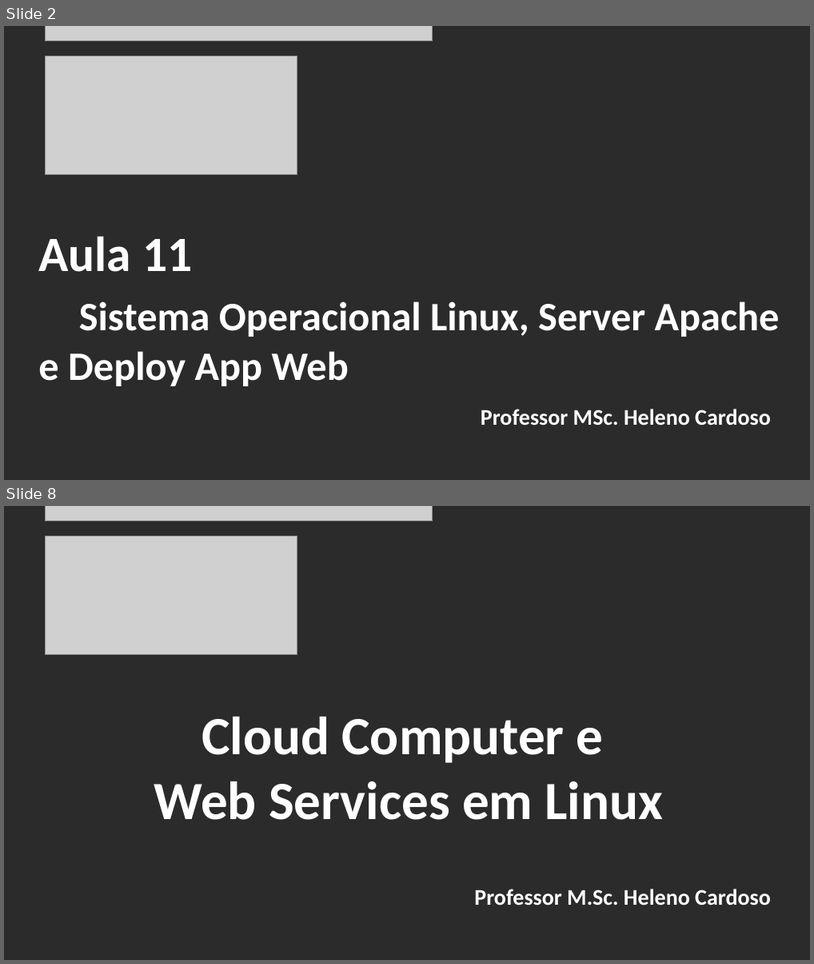
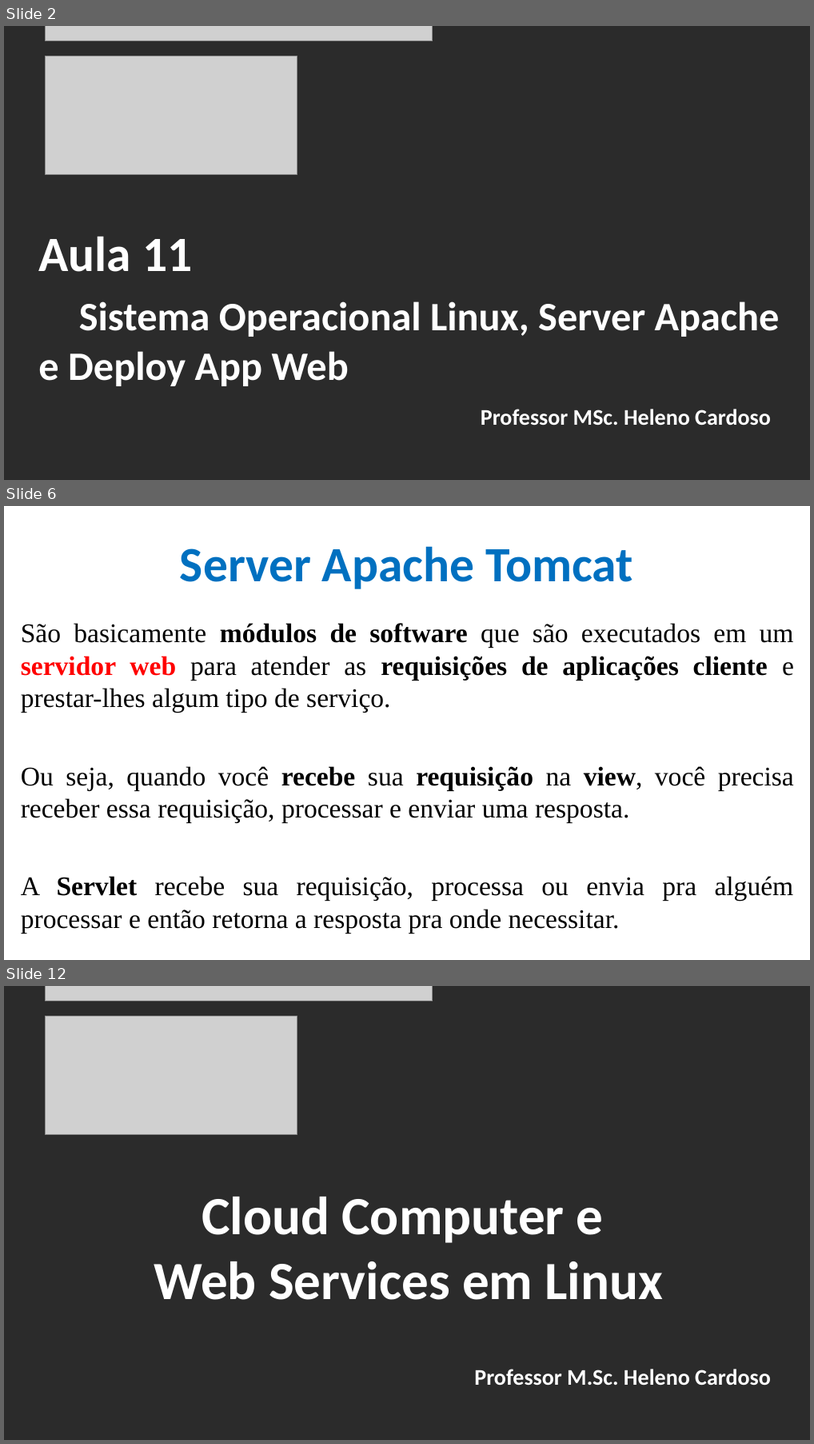
Before and after one commit to CloudEducationBrazil/WydenComputacaoNuvemWebServicesLinux, a slide deck: 01 Classes/Aula 11 - Computação em Nuvem e Web Services em Linux e Web Apache.pptx. Shown one above the other, each under a label of ours: slides 2 and 8 before the commit, slides 2, 6 and 12 after it; the slides between them are not shown. The pictures are 814x964 and 814x1444 pixels, drawn with LibreOffice and Linux fonts; fonts in the diff are those of the drawing; grey boxes stand for pictures; background and template pictures are left out; a plain dark background stands for a picture behind light text. Boxes give left, top, right and bottom in pixels: in the first picture for what was removed or moved away, otherwise in the second. Text is boxed around its words. In the diff, an @@ line names an element or a change of style, - is before the commit and + after.

Commit message:
Aula 11 Server APACHE 20042023

```diff
--- a/01 Classes/Aula 11 - Computação em Nuvem e Web Services em Linux e Web Apache.pptx
+++ b/01 Classes/Aula 11 - Computação em Nuvem e Web Services em Linux e Web Apache.pptx
@@ slide 6 added at bbox=[4, 506, 810, 960], background picture (left out) @@
@@ title added at bbox=[180, 546, 634, 589], 44 pt, text #0070C0, bold @@
+Server Apache Tomcat
@@ text added at bbox=[21, 623, 794, 932], 24 pt, text #000000 @@
+São basicamente módulos de software que são executados em um servidor web para atender as requisições de aplicações cliente e prestar-lhes algum tipo de serviço.
+Ou seja, quando você recebe sua requisição na view, você precisa receber essa requisição, processar e enviar uma resposta.
+A Servlet recebe sua requisição, processa ou envia pra alguém processar e então retorna a resposta pra onde necessitar.
@@ what was slide 8 is now slide 12 @@
```
Also in this commit, not shown: 5 slides changed, 3 other slides added.
